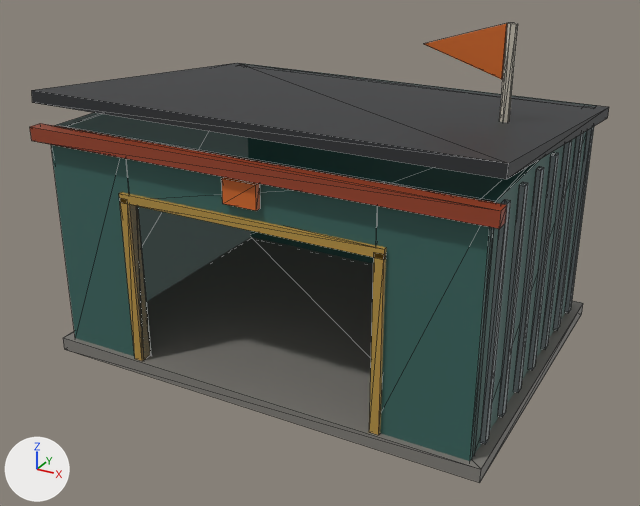
Renders of the glTF model sketches/core-loop/assets/models/world_one/poi_scooter_shed.glb from each side of a commit.
Camera for both pictures: a 50 mm camera at (3.5, -6.62, 4.1) aimed at (0.02, -0.3, 0.93). Every picture has the same lights, and +X, +Y and +Z are marked at lower left. The first picture is the older version. Mesh edges are drawn as thin lines. Where no turn or scale is listed for an object, it has been applied to the vertices. Vertices at exactly the same position are counted once.

The older version as bpy lines, for what is in view:
```python
me_scootershed = bpy.data.meshes.new('ScooterShed')
me_scootershed.from_pydata(...)  # 230 vertices, 352 faces; spans x -2.0..2.0, y -1.56..1.5, z 0.0..3.0
me_scootershed.materials.append(mat_paint)
ob_scootershed = bpy.data.objects.new('ScooterShed', me_scootershed)
ob_scootershed.location = (0.0, 0.0, 0.0)
```
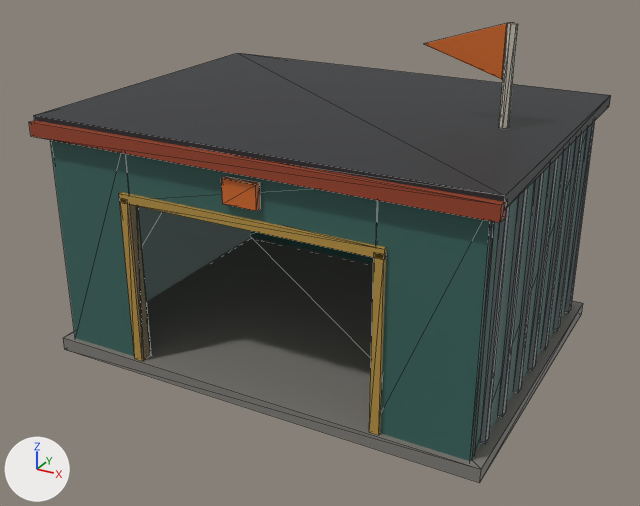
The edits, one by one:
me_scootershed has 230 vertices, 352 faces and spans x -2.0..2.0, y -1.56..1.5, z 0.0..3.0.
me_scootershed is used by ob_scootershed; location (0.0, 0.0, 0.0).
me_scootershed part 1: the loose piece of 8 vertices spanning x -2.0..2.0, y -1.5..1.5, z 1.99..2.41 is turned 6 degrees about the x axis through its middle, then moved by (0.0, 0.0, -0.05).
me_scootershed part 2: the loose piece of 8 vertices spanning x -2.0..2.0, y -1.56..-1.44, z 2.0..2.12 is moved by (0.0, 0.0, 0.04).

Pixel boxes (x1, y1, x2, y2) of what changed, in the pictures (640 x 506 px; the box of a moved part takes in the faces that stretch with it):
'ScooterShed', reshaped
    before: (30, 23, 609, 483)
    after: (29, 23, 611, 483)
part 1 of me_scootershed, moved or reshaped
    before: (32, 63, 609, 179)
    after: (34, 53, 611, 208)
part 2 of me_scootershed, moved or reshaped
    before: (30, 123, 507, 229)
    after: (29, 120, 508, 223)
